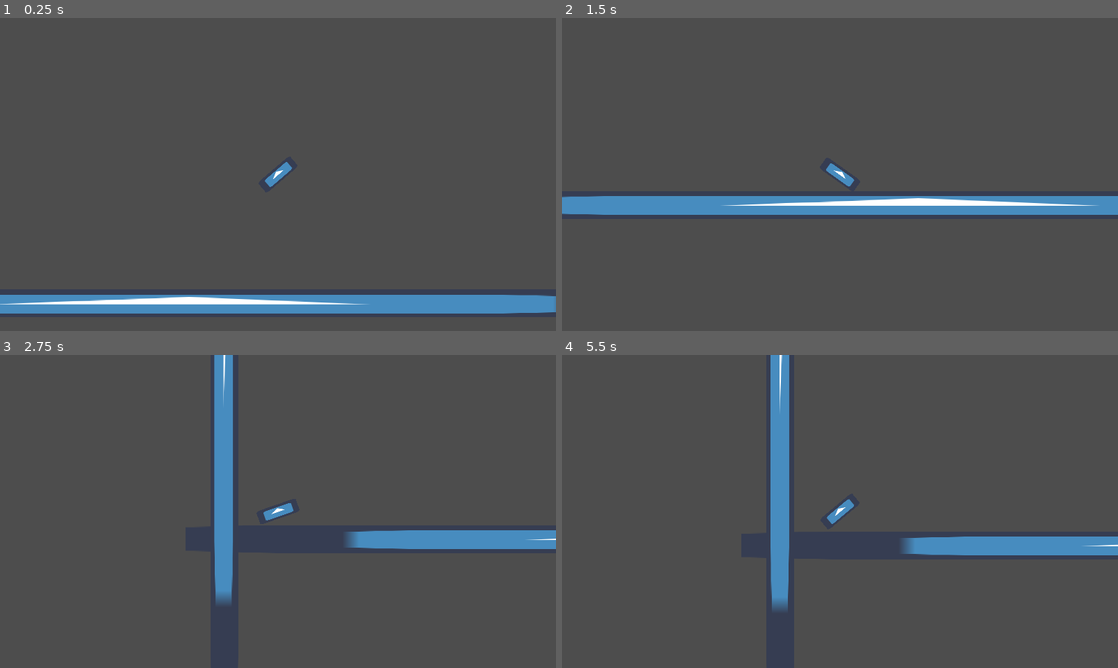
Above: before the commit, frames 1-4 (two rows, left to right).
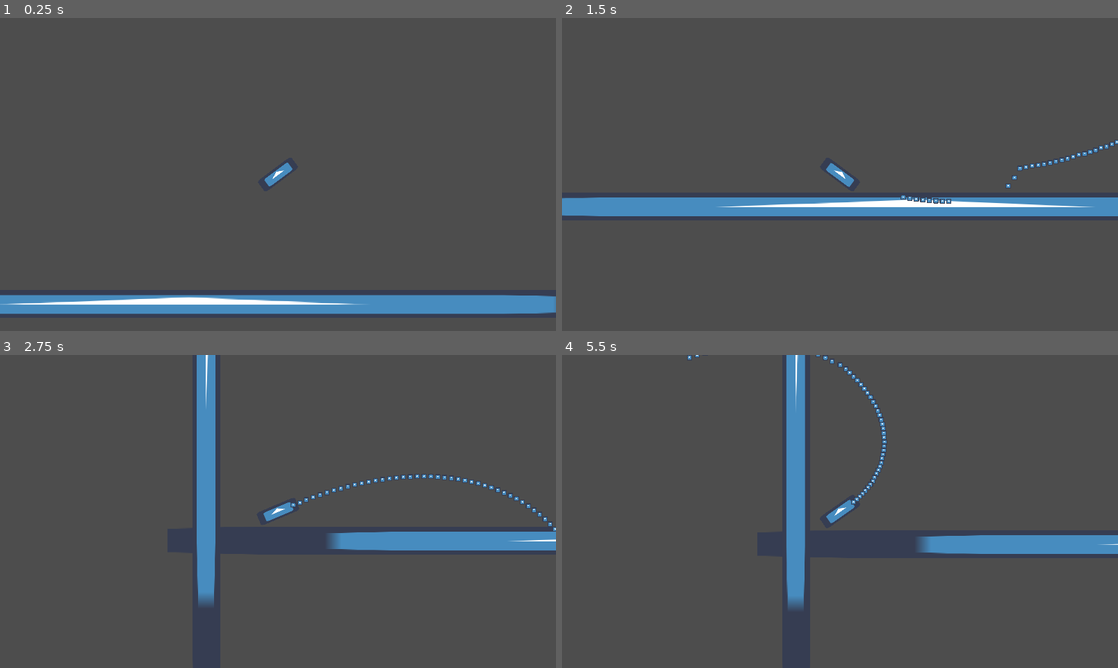
Above: after the commit, the same moments.

Repository: SmallConfusion/The-Gatler
Game: Godot game, scene res://scenes/levels/level_1.tscn
Same seed, same stepped clock (60 frames per second), same inputs: the game is played once before the commit and once after it. The engine's default icon, where the game draws it, is replaced by a stand-in: a white triangle on a blue panel in a dark square.
Inputs (mouse positions are in pixels of both pictures, inside the frame that each line leads up to):
- Up to frame 1 (0.25 s): no input
- Up to frame 2 (1.5 s): move the mouse to (962, 158) at 0.52 s; press the mouse at (962, 158) at 0.53 s; move the mouse to (728, 190) at 1.27 s; release the mouse at (728, 190) at 1.28 s; click (728, 190) at 1.35 s
- Up to frame 3 (2.75 s): move the mouse to (333, 442) at 2.02 s; press the mouse at (333, 442) at 2.03 s
- Up to frame 4 (5.5 s): move the mouse to (812, 574) at 2.77 s; release the mouse at (812, 574) at 2.78 s; click (812, 574) at 2.85 s; move the mouse to (1006, 558) at 3.52 s; press the mouse at (1006, 558) at 3.53 s; move the mouse to (673, 464) at 4.27 s; release the mouse at (673, 464) at 4.28 s; click (673, 464) at 4.35 s; move the mouse to (867, 511) at 5.02 s; press the mouse at (867, 511) at 5.03 s

The runs differ from the first frame. In frame 1, 0.8% of the frame differs, in the area x 0-100%, y 46-95%; in frame 2, 1.8%; in frame 3, 6.0%, in the area x 35-100%, y 0-81%; in frame 4, 5.6%.

Commit message:
Added gun and components

Diff:
--- a/src/project.godot
+++ b/src/project.godot
@@ -34,6 +34,10 @@
 ]
 }
 
+[physics]
+
+common/physics_ticks_per_second=120
+
 [rendering]
 
 renderer/rendering_method="gl_compatibility"
--- /dev/null
+++ b/src/scenes/components/bullet_movement.tscn
@@ -0,0 +1,6 @@
+[gd_scene load_steps=2 format=3 uid="uid://wdqxmy4hr5y0"]
+
+[ext_resource type="Script" path="res://scripts/components/bullet_movement.gd" id="1_08f12"]
+
+[node name="BulletMovement" type="Node"]
+script = ExtResource("1_08f12")
--- /dev/null
+++ b/src/scenes/components/death.tscn
@@ -0,0 +1,6 @@
+[gd_scene load_steps=2 format=3 uid="uid://g10lgrsy5kkh"]
+
+[ext_resource type="Script" path="res://scripts/components/death.gd" id="1_fofq3"]
+
+[node name="Death" type="Node"]
+script = ExtResource("1_fofq3")
--- /dev/null
+++ b/src/scenes/components/gun.tscn
@@ -0,0 +1,6 @@
+[gd_scene load_steps=2 format=3 uid="uid://dt6egjbb5g5um"]
+
+[ext_resource type="Script" path="res://scripts/components/gun.gd" id="1_oxxgc"]
+
+[node name="Gun" type="Node2D"]
+script = ExtResource("1_oxxgc")
--- /dev/null
+++ b/src/scenes/components/health.tscn
@@ -0,0 +1,6 @@
+[gd_scene load_steps=2 format=3 uid="uid://ynife4nm3j14"]
+
+[ext_resource type="Script" path="res://scripts/components/health.gd" id="1_lkdgd"]
+
+[node name="Health" type="Node"]
+script = ExtResource("1_lkdgd")
--- /dev/null
+++ b/src/scenes/components/hitbox.tscn
@@ -0,0 +1,8 @@
+[gd_scene load_steps=2 format=3 uid="uid://br31566vlf14n"]
+
+[ext_resource type="Script" path="res://scripts/components/hitbox.gd" id="1_o688p"]
+
+[node name="Hitbox" type="Area2D"]
+script = ExtResource("1_o688p")
+
+[node name="CollisionShape2D" type="CollisionShape2D" parent="."]
--- /dev/null
+++ b/src/scenes/components/hurtbox.tscn
@@ -0,0 +1,10 @@
+[gd_scene load_steps=2 format=3 uid="uid://bnk3gn6riy7xw"]
+
+[ext_resource type="Script" path="res://scripts/components/hurtbox.gd" id="1_p8cwg"]
+
+[node name="Hurtbox" type="Area2D"]
+script = ExtResource("1_p8cwg")
+
+[node name="CollisionShape2D" type="CollisionShape2D" parent="."]
+
+[connection signal="area_entered" from="." to="." method="_on_area_entered"]
--- /dev/null
+++ b/src/scenes/objects/bullets/player_bullet.tscn
@@ -0,0 +1,35 @@
+[gd_scene load_steps=8 format=3 uid="uid://f2no3a12nwma"]
+
+[ext_resource type="Script" path="res://scripts/objects/bullet.gd" id="1_lcclh"]
+[ext_resource type="PackedScene" uid="uid://wdqxmy4hr5y0" path="res://scenes/components/bullet_movement.tscn" id="2_o0f6w"]
+[ext_resource type="PackedScene" uid="uid://bnk3gn6riy7xw" path="res://scenes/components/hurtbox.tscn" id="3_od46q"]
+[ext_resource type="Texture2D" uid="uid://bnb0ah6gxki3b" path="res://icon.png" id="4_napun"]
+[ext_resource type="Script" path="res://scripts/components/death.gd" id="5_llu0b"]
+[ext_resource type="Script" path="res://scripts/components/health.gd" id="6_yiw07"]
+
+[sub_resource type="RectangleShape2D" id="RectangleShape2D_p37rw"]
+size = Vector2(12, 12)
+
+[node name="Bullet" type="Node2D"]
+script = ExtResource("1_lcclh")
+
+[node name="BulletMovement" parent="." instance=ExtResource("2_o0f6w")]
+
+[node name="Hurtbox" parent="." instance=ExtResource("3_od46q")]
+collision_layer = 2
+collision_mask = 2
+
+[node name="CollisionShape2D" parent="Hurtbox" index="0"]
+shape = SubResource("RectangleShape2D_p37rw")
+
+[node name="Icon" type="Sprite2D" parent="."]
+scale = Vector2(0.1875, 0.1875)
+texture = ExtResource("4_napun")
+
+[node name="Death" type="Node" parent="."]
+script = ExtResource("5_llu0b")
+
+[node name="Health" type="Node" parent="."]
+script = ExtResource("6_yiw07")
+
+[editable path="Hurtbox"]
--- a/src/scenes/objects/player.tscn
+++ b/src/scenes/objects/player.tscn
@@ -1,13 +1,21 @@
-[gd_scene load_steps=5 format=3 uid="uid://dxfytd662m1kl"]
+[gd_scene load_steps=11 format=3 uid="uid://dxfytd662m1kl"]
 
 [ext_resource type="Script" path="res://scripts/objects/player.gd" id="1_6snto"]
 [ext_resource type="Texture2D" uid="uid://bnb0ah6gxki3b" path="res://icon.png" id="2_tpl1p"]
+[ext_resource type="PackedScene" uid="uid://br31566vlf14n" path="res://scenes/components/hitbox.tscn" id="3_8jei0"]
+[ext_resource type="PackedScene" uid="uid://ynife4nm3j14" path="res://scenes/components/health.tscn" id="4_txch8"]
+[ext_resource type="PackedScene" uid="uid://g10lgrsy5kkh" path="res://scenes/components/death.tscn" id="5_aikqp"]
+[ext_resource type="PackedScene" uid="uid://dt6egjbb5g5um" path="res://scenes/components/gun.tscn" id="6_6io1q"]
+[ext_resource type="PackedScene" uid="uid://f2no3a12nwma" path="res://scenes/objects/bullets/player_bullet.tscn" id="7_ivlbb"]
 
 [sub_resource type="PhysicsMaterial" id="PhysicsMaterial_xclvi"]
 friction = 0.0
 bounce = 0.1
 
 [sub_resource type="RectangleShape2D" id="RectangleShape2D_ptnw6"]
+size = Vector2(96, 32)
+
+[sub_resource type="RectangleShape2D" id="RectangleShape2D_28hxc"]
 size = Vector2(96, 32)
 
 [node name="Player" type="RigidBody2D"]
@@ -27,3 +35,19 @@
 shape = SubResource("RectangleShape2D_ptnw6")
 
 [node name="Camera2D" type="Camera2D" parent="."]
+
+[node name="Hitbox" parent="." instance=ExtResource("3_8jei0")]
+
+[node name="CollisionShape2D" parent="Hitbox" index="0"]
+position = Vector2(-2.08432e-14, -4.76837e-07)
+shape = SubResource("RectangleShape2D_28hxc")
+
+[node name="Health" parent="." instance=ExtResource("4_txch8")]
+
+[node name="Death" parent="." instance=ExtResource("5_aikqp")]
+
+[node name="Gun" parent="." instance=ExtResource("6_6io1q")]
+position = Vector2(38, 0)
+bullet_scene = ExtResource("7_ivlbb")
+
+[editable path="Hitbox"]
--- /dev/null
+++ b/src/scripts/components/bullet_movement.gd
@@ -0,0 +1,9 @@
+extends Node
+class_name BulletMovement
+
+var forward := Vector2.RIGHT
+var speed := 1000.
+
+
+func _physics_process(delta):
+	get_parent().position += forward * speed * delta
--- /dev/null
+++ b/src/scripts/components/death.gd
@@ -0,0 +1,6 @@
+extends Node
+class_name Death
+
+
+func die():
+	get_parent().queue_free()
--- /dev/null
+++ b/src/scripts/components/gun.gd
@@ -0,0 +1,10 @@
+extends Node2D
+class_name Gun
+
+@export var bullet_scene : PackedScene
+
+func fire():
+	var bullet = bullet_scene.instantiate()
+	bullet.global_position = global_position
+	bullet.set_forward(Vector2.from_angle(global_rotation))
+	get_tree().get_root().add_child(bullet)
--- /dev/null
+++ b/src/scripts/components/health.gd
@@ -0,0 +1,12 @@
+extends Node
+class_name Health
+
+@export var health := 1.0
+
+func damage(damage : float):
+	health -= damage
+
+	if health <= 0:
+		for sibling in get_parent().get_children():
+			if sibling is Death:
+				sibling.die()
--- /dev/null
+++ b/src/scripts/components/hitbox.gd
@@ -0,0 +1,8 @@
+extends Area2D
+class_name Hitbox
+
+
+func hit(damage : float):
+	for sibling in get_parent().get_children():
+		if sibling is Health:
+			sibling.damage(damage)
--- /dev/null
+++ b/src/scripts/components/hurtbox.gd
@@ -0,0 +1,14 @@
+extends Node
+class_name Hurtbox
+
+@export var damage := 1.0
+@export var self_damage := 1.0
+
+
+func _on_area_entered(area):
+	if area is Hitbox:
+		area.hit(damage)
+
+		for sibling in get_parent().get_children():
+			if sibling is Health:
+				sibling.damage(self_damage)
--- /dev/null
+++ b/src/scripts/objects/bullet.gd
@@ -0,0 +1,8 @@
+extends Node2D
+class_name Bullet
+
+
+func set_forward(dir):
+	for child in get_children():
+		if child is BulletMovement:
+			child.forward = dir
--- a/src/scripts/objects/player.gd
+++ b/src/scripts/objects/player.gd
@@ -10,5 +10,6 @@
 
 	if Input.is_action_pressed("Fire"):
 		force = -Vector2.from_angle(rotation) * SPEED
+		$Gun.fire()
 
 	apply_central_force(force)
